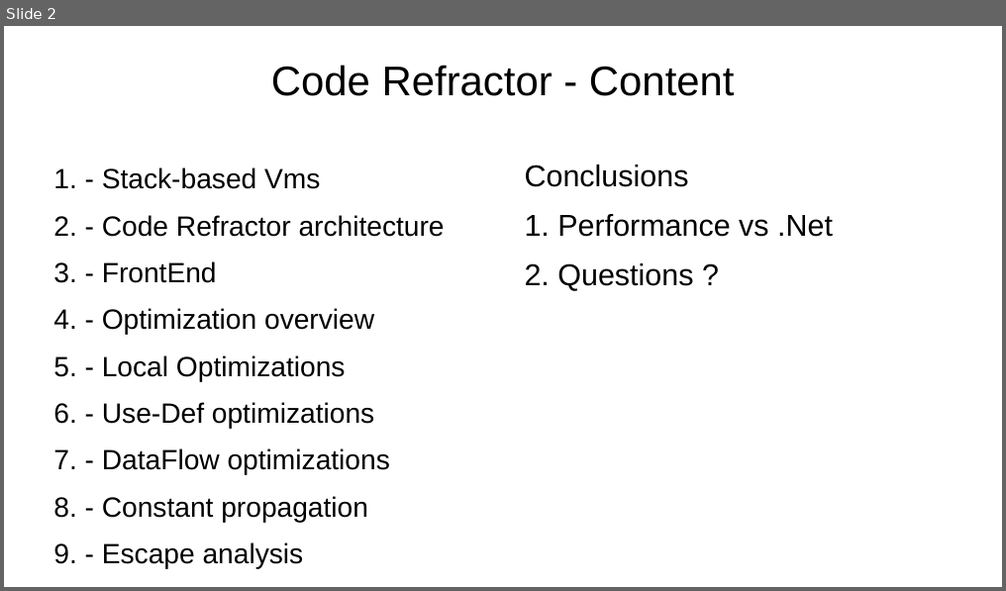
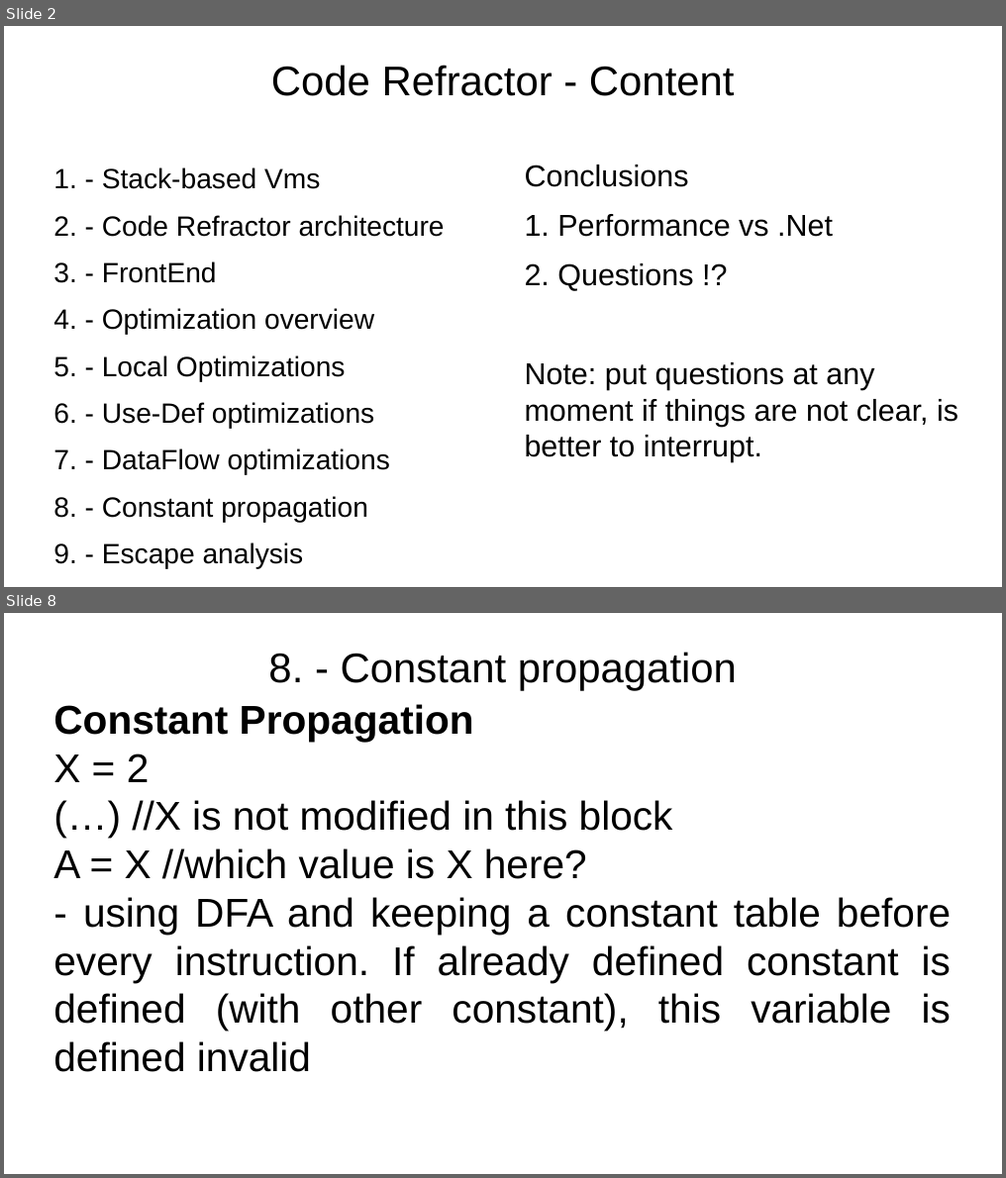
Before and after one commit to ciplogic/CodeRefractor, a slide deck: Documentation/Slides.odp. Shown one above the other, each under a label of ours: slide 2 before the commit, slides 2 and 8 after it; the slides between them are not shown. The pictures are 1006x591 and 1006x1178 pixels, drawn with LibreOffice and Linux fonts; fonts in the diff are those of the drawing; background and template pictures are left out. Boxes give left, top, right and bottom in pixels: in the first picture for what was removed or moved away, otherwise in the second. Text is boxed around its words. In the diff, an @@ line names an element or a change of style, - is before the commit and + after.

```diff
--- a/Documentation/Slides.odp
+++ b/Documentation/Slides.odp
@@ slide 8 added at box(4, 613, 1002, 1174), background picture (left out) @@
@@ title added at box(268, 652, 737, 691), 33 pt, text #000000 @@
+8. - Constant propagation
@@ subtitle added at box(54, 704, 950, 1072), 32 pt, text #000000 @@
+Constant Propagation
+X = 2
+(…) //X is not modified in this block
+A = X //which value is X here?
+- using DFA and keeping a constant table before every instruction. If already defined constant is defined (with other constant), this variable is defined invalid
@@ slide 2 changed as well @@
@@ text at box(525, 264, 958, 463): text changed @@
-2. Questions ?
+2. Questions !?
+Note: put questions at any moment if things are not clear, is better to interrupt.
```
Also in this commit, not shown: 8 other slides changed, 2 other slides added, 3 slides removed, 4 other files.
